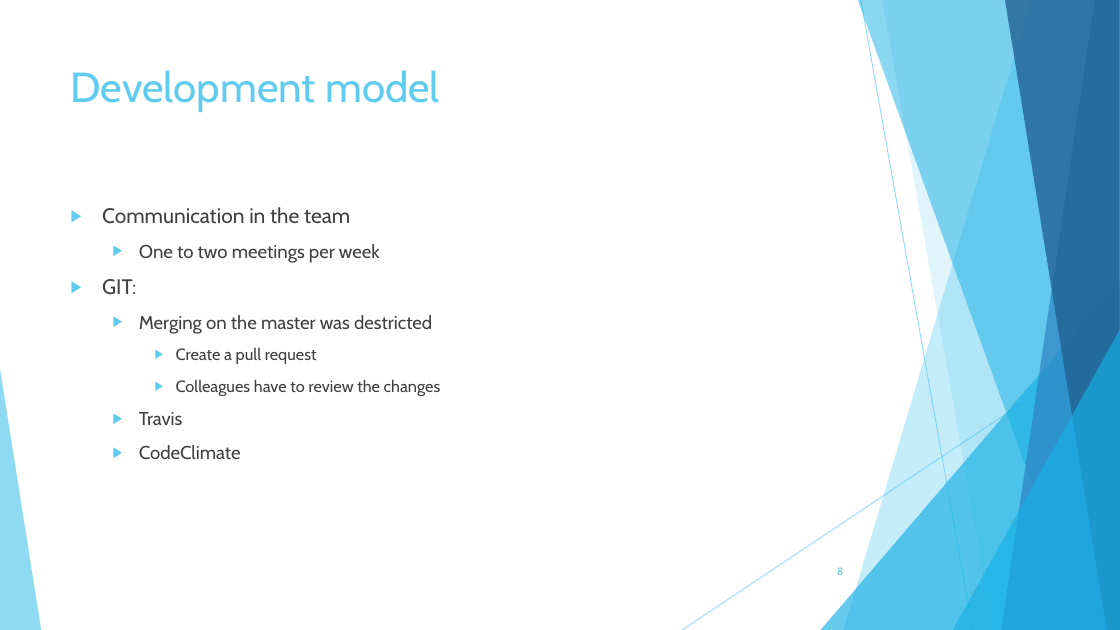
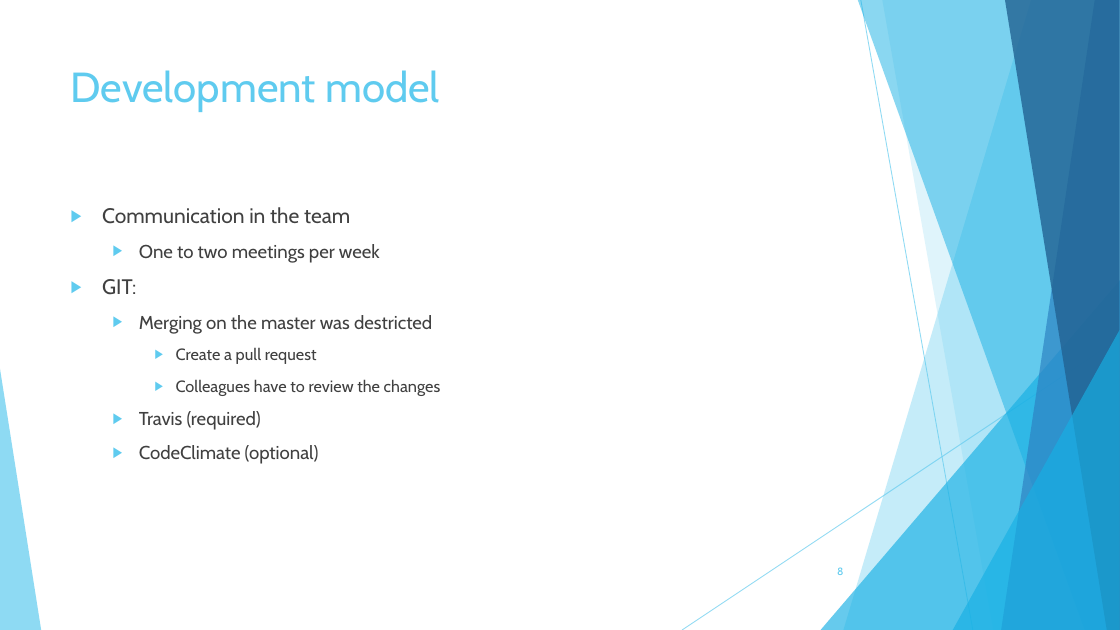
Before and after one commit to TheSlimvReal/PSE---LA-meets-ML, a slide deck: slide 8 of Implementation Sheet/Impl_sheet_presentation.pptx. Drawn at 1120x630 pixels with LibreOffice and Linux fonts; fonts in the diff are those of the drawing. Boxes give left, top, right and bottom in pixels: in the first picture for what was removed or moved away, otherwise in the second. Text is boxed around its words. In the diff, an @@ line names an element or a change of style, - is before the commit and + after.

```diff
--- a/Implementation Sheet/Impl_sheet_presentation.pptx
+++ b/Implementation Sheet/Impl_sheet_presentation.pptx
@@ text at <box>139,411,319,464</box>: text changed @@
-  ▶ Travis
-  ▶ CodeClimate
+  ▶ Travis (required)
+  ▶ CodeClimate (optional)
```
Also in this commit, not shown: 1 other slide changed, 2 other files.
